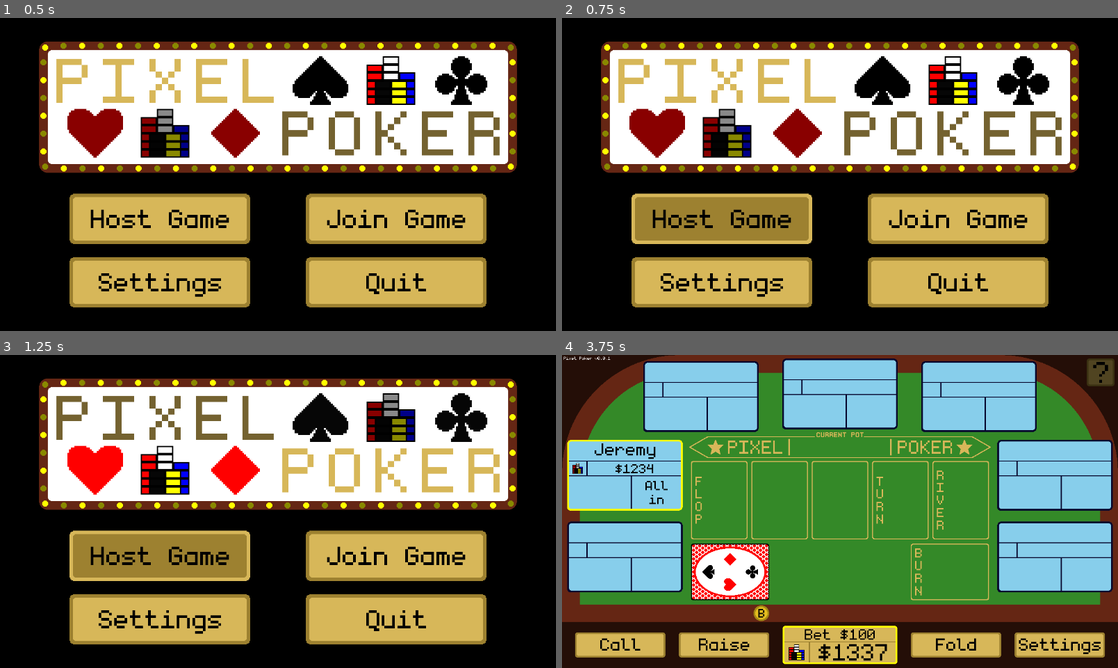
Above: before the commit, frames 1-4 (two rows, left to right).
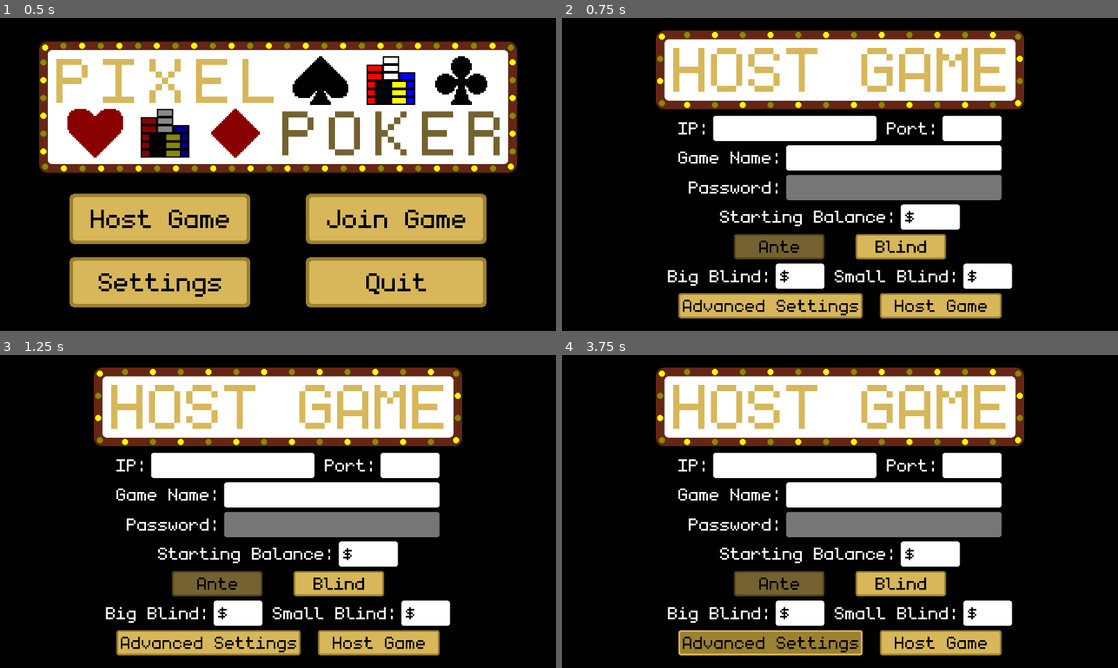
Above: after the commit, the same moments.

Repository: Jmmanin/pixel-poker
Game: Godot game, scene res://title/title.tscn
Same seed, same stepped clock (60 frames per second), same inputs: the game is played once before the commit and once after it.
Inputs (mouse positions are in pixels of both pictures, inside the frame that each line leads up to):
- Up to frame 1 (0.5 s): no input
- Up to frame 2 (0.75 s): click (723, 218) at 0.5 s
- Up to frame 3 (1.25 s): no input
- Up to frame 4 (3.75 s): click (778, 583) at 1.25 s, where only the run after the commit has a clickable "Ante"; click (956, 555) at 2.02 s; click (901, 583) at 2.75 s, where only the run after the commit has a clickable "Blind"; click (773, 642) at 3.5 s, where only the run after the commit has a clickable "Advanced Settings"

Frame 1 is identical in both runs. In frame 2, 54% of the frame differs, in the area x 7-93%, y 4-96%; in frame 3, 54%; in frame 4, 98%, in the area x 0-100%, y 0-100%.

Commit message:
Add host game screen

Diff:
--- /dev/null
+++ b/host/host_game.gd
@@ -0,0 +1,53 @@
+extends Node
+
+enum {PB_ANTE, PB_BLIND}
+
+var password_enabled = false
+var prebet = PB_BLIND
+
+func _on_background_gui_input(event):
+    # Release focus from all line edits if background is clicked
+    if event is InputEventMouseButton and event.pressed:
+        $IP_Parent/IP_LineEdit.release_focus()
+        $PortParent/PortLineEdit.release_focus()
+        $GameNameParent/GameNameLineEdit.release_focus()
+        $PasswordParent/PasswordLineEdit.release_focus()
+        $StartingBalanceParent/StartingBalanceLineEdit.release_focus()
+        $AnteParent/AnteLineEdit.release_focus()
+        $BlindParent/BigBlindLineEdit.release_focus()
+        $BlindParent/SmallBlindLineEdit.release_focus()
+
+func _on_sign_timer_timeout():
+    # "Blink" sign
+    $Sign/SignMask1.visible = !$Sign/SignMask1.visible
+    $Sign/SignMask2.visible = !$Sign/SignMask2.visible
+
+func _on_ante_button_pressed():
+    prebet = PB_ANTE
+    $PreBetParent/AnteButton/AnteDisabledMask.visible   = false
+    $PreBetParent/BlindButton/BlindDisabledMask.visible = true
+    $AnteParent.visible  = true
+    $BlindParent.visible = false
+
+func _on_blind_button_pressed():
+    prebet = PB_BLIND
+    $PreBetParent/AnteButton/AnteDisabledMask.visible   = true
+    $PreBetParent/BlindButton/BlindDisabledMask.visible = false
+    $AnteParent.visible  = false
+    $BlindParent.visible = true
+
+func _on_password_button_pressed():
+    password_enabled = !password_enabled
+    if password_enabled:
+        $PasswordParent/PasswordBackground.modulate = Color(1, 1, 1)
+    else:
+        $PasswordParent/PasswordBackground.modulate = Color(95.0/255.0, 95.0/255.0, 95.0/255.0)
+
+func _on_password_line_edit_focus_entered():
+    password_enabled = true
+    $PasswordParent/PasswordBackground.modulate = Color(1, 1, 1)
+
+func _on_password_line_edit_focus_exited():
+    if $PasswordParent/PasswordLineEdit.text.is_empty():
+        password_enabled = false
+        $PasswordParent/PasswordBackground.modulate = Color(95.0/255.0, 95.0/255.0, 95.0/255.0)
--- /dev/null
+++ b/host/host_game.tscn
@@ -0,0 +1,485 @@
+[gd_scene load_steps=27 format=3 uid="uid://bci78cphedptc"]
+
+[ext_resource type="Script" path="res://host/host_game.gd" id="1_dnos3"]
+[ext_resource type="Texture2D" uid="uid://coa235rmxckds" path="res://resources/host_join/sign.png" id="2_1imvl"]
+[ext_resource type="FontFile" uid="uid://c3j6oa1sotgmy" path="res://resources/monogram.ttf" id="3_70p0n"]
+[ext_resource type="Texture2D" uid="uid://d20hb2fkkte2f" path="res://resources/host_join/sign_mask1.png" id="4_l502j"]
+[ext_resource type="Texture2D" uid="uid://fblj3pmpnoqe" path="res://resources/host_join/sign_mask2.png" id="5_r6kq7"]
+[ext_resource type="Texture2D" uid="uid://cptif5fpm8ika" path="res://resources/host_join/line_edit_bg_15_char.png" id="6_fpyqe"]
+[ext_resource type="Texture2D" uid="uid://cbkm2lxy3defg" path="res://resources/host_join/line_edit_bg_5_char.png" id="7_5yi70"]
+[ext_resource type="Texture2D" uid="uid://bhrmudqvvsvnq" path="res://resources/host_join/line_edit_bg_20_char.png" id="8_ncchk"]
+[ext_resource type="Texture2D" uid="uid://dgdeaveex61bo" path="res://resources/host_join/line_edit_bg_4_char.png" id="8_ptya4"]
+[ext_resource type="Texture2D" uid="uid://cvr8jqmuodqho" path="res://resources/button.png" id="9_47pym"]
+[ext_resource type="Texture2D" uid="uid://x77oenws8hm8" path="res://resources/host_join/adv_settings_button.png" id="11_t30xf"]
+[ext_resource type="Texture2D" uid="uid://cf5vh6ronjd1x" path="res://resources/host_join/adv_settings_button_hovered.png" id="12_d0w35"]
+[ext_resource type="Texture2D" uid="uid://c5vb2ijmitqaw" path="res://resources/host_join/host_join_button.png" id="13_3ujfx"]
+[ext_resource type="Texture2D" uid="uid://wahqjftdg0ga" path="res://resources/host_join/host_join_button_hovered.png" id="14_f37ts"]
+
+[sub_resource type="LabelSettings" id="LabelSettings_8d1rd"]
+font = ExtResource("3_70p0n")
+font_size = 231
+font_color = Color(0.843137, 0.717647, 0.34902, 1)
+
+[sub_resource type="LabelSettings" id="LabelSettings_ng5pq"]
+font = ExtResource("3_70p0n")
+font_size = 64
+
+[sub_resource type="StyleBoxEmpty" id="StyleBoxEmpty_j2ts4"]
+
+[sub_resource type="StyleBoxEmpty" id="StyleBoxEmpty_wbg31"]
+
+[sub_resource type="StyleBoxEmpty" id="StyleBoxEmpty_2hfmu"]
+
+[sub_resource type="LabelSettings" id="LabelSettings_g28fs"]
+font = ExtResource("3_70p0n")
+font_size = 64
+
+[sub_resource type="LabelSettings" id="LabelSettings_ktnbw"]
+font = ExtResource("3_70p0n")
+font_size = 64
+
+[sub_resource type="LabelSettings" id="LabelSettings_0fep2"]
+font = ExtResource("3_70p0n")
+font_size = 64
+font_color = Color(0, 0, 0, 1)
+
+[sub_resource type="LabelSettings" id="LabelSettings_arhbm"]
+font = ExtResource("3_70p0n")
+font_size = 64
+
+[sub_resource type="StyleBoxEmpty" id="StyleBoxEmpty_5mevr"]
+
+[sub_resource type="StyleBoxEmpty" id="StyleBoxEmpty_i1wcf"]
+
+[sub_resource type="StyleBoxEmpty" id="StyleBoxEmpty_mpykp"]
+
+[node name="HostGame" type="Node"]
+script = ExtResource("1_dnos3")
+
+[node name="Background" type="ColorRect" parent="."]
+anchors_preset = 15
+anchor_right = 1.0
+anchor_bottom = 1.0
+grow_horizontal = 2
+grow_vertical = 2
+color = Color(0, 0, 0, 1)
+metadata/_edit_lock_ = true
+
+[node name="Sign" type="TextureRect" parent="."]
+offset_left = 216.0
+offset_top = 29.0
+offset_right = 1064.0
+offset_bottom = 210.0
+texture = ExtResource("2_1imvl")
+metadata/_edit_lock_ = true
+
+[node name="SignTimer" type="Timer" parent="Sign"]
+wait_time = 0.75
+autostart = true
+
+[node name="Label" type="Label" parent="Sign"]
+layout_mode = 0
+offset_left = 40.0
+offset_top = -13.0
+offset_right = 823.0
+offset_bottom = 173.0
+text = "HOST GAME"
+label_settings = SubResource("LabelSettings_8d1rd")
+metadata/_edit_lock_ = true
+
+[node name="SignMask1" type="TextureRect" parent="Sign"]
+visible = false
+modulate = Color(1, 1, 1, 0.462745)
+layout_mode = 0
+offset_left = 3.0
+offset_top = 3.0
+offset_right = 845.0
+offset_bottom = 178.0
+texture = ExtResource("4_l502j")
+metadata/_edit_lock_ = true
+
+[node name="SignMask2" type="TextureRect" parent="Sign"]
+modulate = Color(1, 1, 1, 0.462745)
+layout_mode = 0
+offset_left = 3.0
+offset_top = 3.0
+offset_right = 845.0
+offset_bottom = 178.0
+texture = ExtResource("5_r6kq7")
+metadata/_edit_lock_ = true
+
+[node name="IP_Parent" type="Node2D" parent="."]
+position = Vector2(268, 224)
+
+[node name="IP_Label" type="Label" parent="IP_Parent"]
+offset_top = 1.0
+offset_right = 72.0
+offset_bottom = 55.0
+text = "IP:"
+label_settings = SubResource("LabelSettings_ng5pq")
+metadata/_edit_lock_ = true
+
+[node name="IP_Background" type="TextureRect" parent="IP_Parent"]
+offset_left = 80.0
+offset_top = 1.0
+offset_right = 456.0
+offset_bottom = 59.0
+texture = ExtResource("6_fpyqe")
+metadata/_edit_lock_ = true
+
+[node name="IP_LineEdit" type="LineEdit" parent="IP_Parent"]
+offset_left = 90.0
+offset_right = 450.0
+offset_bottom = 53.0
+theme_override_colors/font_color = Color(0, 0, 0, 1)
+theme_override_colors/caret_color = Color(0, 0, 0, 1)
+theme_override_fonts/font = ExtResource("3_70p0n")
+theme_override_font_sizes/font_size = 64
+theme_override_styles/normal = SubResource("StyleBoxEmpty_j2ts4")
+theme_override_styles/focus = SubResource("StyleBoxEmpty_wbg31")
+theme_override_styles/read_only = SubResource("StyleBoxEmpty_2hfmu")
+alignment = 1
+max_length = 15
+context_menu_enabled = false
+caret_blink_interval = 0.75
+metadata/_edit_lock_ = true
+
+[node name="PortParent" type="Node2D" parent="."]
+position = Vector2(748, 224)
+
+[node name="PortLabel" type="Label" parent="PortParent"]
+offset_top = 1.0
+offset_right = 120.0
+offset_bottom = 55.0
+text = "Port:"
+label_settings = SubResource("LabelSettings_g28fs")
+metadata/_edit_lock_ = true
+
+[node name="PortBackground" type="TextureRect" parent="PortParent"]
+offset_left = 128.0
+offset_top = 1.0
+offset_right = 264.0
+offset_bottom = 59.0
+texture = ExtResource("7_5yi70")
+metadata/_edit_lock_ = true
+
+[node name="PortLineEdit" type="LineEdit" parent="PortParent"]
+offset_left = 138.0
+offset_right = 259.0
+offset_bottom = 53.0
+theme_override_colors/font_color = Color(0, 0, 0, 1)
+theme_override_colors/caret_color = Color(0, 0, 0, 1)
+theme_override_fonts/font = ExtResource("3_70p0n")
+theme_override_font_sizes/font_size = 64
+theme_override_styles/normal = SubResource("StyleBoxEmpty_j2ts4")
+theme_override_styles/focus = SubResource("StyleBoxEmpty_wbg31")
+theme_override_styles/read_only = SubResource("StyleBoxEmpty_2hfmu")
+alignment = 1
+max_length = 5
+context_menu_enabled = false
+caret_blink_interval = 0.75
+metadata/_edit_lock_ = true
+
+[node name="GameNameParent" type="Node2D" parent="."]
+position = Vector2(268, 292)
+
+[node name="GameNameLabel" type="Label" parent="GameNameParent"]
+offset_right = 40.0
+offset_bottom = 23.0
+text = "Game Name:"
+label_settings = SubResource("LabelSettings_g28fs")
+metadata/_edit_lock_ = true
+
+[node name="GameNameBackground" type="TextureRect" parent="GameNameParent"]
+offset_left = 248.0
+offset_top = 1.0
+offset_right = 744.0
+offset_bottom = 59.0
+texture = ExtResource("8_ncchk")
+metadata/_edit_lock_ = true
+
+[node name="GameNameLineEdit" type="LineEdit" parent="GameNameParent"]
+offset_left = 258.0
+offset_right = 738.0
+offset_bottom = 53.0
+theme_override_colors/font_color = Color(0, 0, 0, 1)
+theme_override_colors/caret_color = Color(0, 0, 0, 1)
+theme_override_fonts/font = ExtResource("3_70p0n")
+theme_override_font_sizes/font_size = 64
+theme_override_styles/normal = SubResource("StyleBoxEmpty_j2ts4")
+theme_override_styles/focus = SubResource("StyleBoxEmpty_wbg31")
+theme_override_styles/read_only = SubResource("StyleBoxEmpty_2hfmu")
+alignment = 1
+context_menu_enabled = false
+caret_blink_interval = 0.75
+metadata/_edit_lock_ = true
+
+[node name="PasswordParent" type="Node2D" parent="."]
+position = Vector2(278, 361)
+
+[node name="PasswordLabel" type="Label" parent="PasswordParent"]
+offset_left = 14.0
+offset_right = 230.0
+offset_bottom = 54.0
+text = "Password:"
+label_settings = SubResource("LabelSettings_ktnbw")
+
+[node name="PasswordBackground" type="TextureRect" parent="PasswordParent"]
+modulate = Color(1, 1, 1, 0.462745)
+offset_left = 238.0
+offset_right = 734.0
+offset_bottom = 58.0
+texture = ExtResource("8_ncchk")
+
+[node name="PasswordLineEdit" type="LineEdit" parent="PasswordParent"]
+offset_left = 248.0
+offset_right = 728.0
+offset_bottom = 53.0
+theme_override_colors/font_color = Color(0, 0, 0, 1)
+theme_override_colors/caret_color = Color(0, 0, 0, 1)
+theme_override_fonts/font = ExtResource("3_70p0n")
+theme_override_font_sizes/font_size = 64
+theme_override_styles/normal = SubResource("StyleBoxEmpty_j2ts4")
+theme_override_styles/focus = SubResource("StyleBoxEmpty_wbg31")
+theme_override_styles/read_only = SubResource("StyleBoxEmpty_2hfmu")
+alignment = 1
+context_menu_enabled = false
+caret_blink_interval = 0.75
+
+[node name="StartingBalanceParent" type="Node2D" parent="."]
+position = Vector2(364, 428)
+
+[node name="StartingBalanceLabel" type="Label" parent="StartingBalanceParent"]
+offset_right = 40.0
+offset_bottom = 23.0
+text = "Starting Balance:"
+label_settings = SubResource("LabelSettings_g28fs")
+metadata/_edit_lock_ = true
+
+[node name="StartingBalanceBackground" type="TextureRect" parent="StartingBalanceParent"]
+offset_left = 416.0
+offset_top = 1.0
+offset_right = 552.0
+offset_bottom = 59.0
+texture = ExtResource("7_5yi70")
+metadata/_edit_lock_ = true
+
+[node name="StartingBalanceLineEdit" type="LineEdit" parent="StartingBalanceParent"]
+offset_left = 426.0
+offset_right = 547.0
+offset_bottom = 53.0
+theme_override_colors/font_color = Color(0, 0, 0, 1)
+theme_override_colors/caret_color = Color(0, 0, 0, 1)
+theme_override_fonts/font = ExtResource("3_70p0n")
+theme_override_font_sizes/font_size = 64
+theme_override_styles/normal = SubResource("StyleBoxEmpty_j2ts4")
+theme_override_styles/focus = SubResource("StyleBoxEmpty_wbg31")
+theme_override_styles/read_only = SubResource("StyleBoxEmpty_2hfmu")
+text = "$"
+max_length = 5
+context_menu_enabled = false
+caret_blink_interval = 0.75
+metadata/_edit_lock_ = true
+
+[node name="PreBetParent" type="Node2D" parent="."]
+position = Vector2(396, 497)
+
+[node name="AnteButton" type="TextureButton" parent="PreBetParent"]
+offset_right = 40.0
+offset_bottom = 40.0
+texture_normal = ExtResource("9_47pym")
+metadata/_edit_lock_ = true
+
+[node name="AnteLabel" type="Label" parent="PreBetParent/AnteButton"]
+layout_mode = 0
+offset_left = 58.0
+offset_top = -1.0
+offset_right = 154.0
+offset_bottom = 53.0
+text = "Ante"
+label_settings = SubResource("LabelSettings_0fep2")
+horizontal_alignment = 1
+vertical_alignment = 1
+metadata/_edit_lock_ = true
+
+[node name="AnteDisabledMask" type="TextureRect" parent="PreBetParent/AnteButton"]
+modulate = Color(0, 0, 0, 0.462745)
+layout_mode = 0
+offset_right = 40.0
+offset_bottom = 40.0
+texture = ExtResource("9_47pym")
+metadata/_edit_lock_ = true
+
+[node name="BlindButton" type="TextureButton" parent="PreBetParent"]
+offset_left = 280.0
+offset_right = 488.0
+offset_bottom = 58.0
+texture_normal = ExtResource("9_47pym")
+metadata/_edit_lock_ = true
+
+[node name="BlindLabel" type="Label" parent="PreBetParent/BlindButton"]
+layout_mode = 0
+offset_left = 46.0
+offset_top = -1.0
+offset_right = 166.0
+offset_bottom = 53.0
+text = "Blind"
+label_settings = SubResource("LabelSettings_0fep2")
+horizontal_alignment = 1
+vertical_alignment = 1
+metadata/_edit_lock_ = true
+
+[node name="BlindDisabledMask" type="TextureRect" parent="PreBetParent/BlindButton"]
+visible = false
+modulate = Color(0, 0, 0, 0.462745)
+layout_mode = 0
+offset_right = 40.0
+offset_bottom = 40.0
+texture = ExtResource("9_47pym")
+metadata/_edit_lock_ = true
+
+[node name="AnteParent" type="Node2D" parent="."]
+visible = false
+position = Vector2(412, 564)
+
+[node name="AnteLabel" type="Label" parent="AnteParent"]
+offset_left = 24.0
+offset_right = 312.0
+offset_bottom = 54.0
+text = "Ante Amount:"
+label_settings = SubResource("LabelSettings_g28fs")
+metadata/_edit_lock_ = true
+
+[node name="AnteBackground" type="TextureRect" parent="AnteParent"]
+offset_left = 320.0
+offset_top = 1.0
+offset_right = 432.0
+offset_bottom = 59.0
+texture = ExtResource("8_ptya4")
+metadata/_edit_lock_ = true
+
+[node name="AnteLineEdit" type="LineEdit" parent="AnteParent"]
+offset_left = 330.0
+offset_right = 426.0
+offset_bottom = 53.0
+theme_override_colors/font_color = Color(0, 0, 0, 1)
+theme_override_colors/caret_color = Color(0, 0, 0, 1)
+theme_override_fonts/font = ExtResource("3_70p0n")
+theme_override_font_sizes/font_size = 64
+theme_override_styles/normal = SubResource("StyleBoxEmpty_j2ts4")
+theme_override_styles/focus = SubResource("StyleBoxEmpty_wbg31")
+theme_override_styles/read_only = SubResource("StyleBoxEmpty_2hfmu")
+text = "$"
+max_length = 4
+context_menu_enabled = false
+caret_blink_interval = 0.75
+metadata/_edit_lock_ = true
+
+[node name="BlindParent" type="Node2D" parent="."]
+position = Vector2(244, 565)
+
+[node name="BigBlindLabel" type="Label" parent="BlindParent"]
+offset_right = 40.0
+offset_bottom = 23.0
+text = "Big Blind:"
+label_settings = SubResource("LabelSettings_arhbm")
+metadata/_edit_lock_ = true
+
+[node name="BigBlindBackground" type="TextureRect" parent="BlindParent"]
+offset_left = 248.0
+offset_right = 360.0
+offset_bottom = 58.0
+texture = ExtResource("8_ptya4")
+metadata/_edit_lock_ = true
+
+[node name="BigBlindLineEdit" type="LineEdit" parent="BlindParent"]
+offset_left = 258.0
+offset_right = 354.0
+offset_bottom = 51.0
+theme_override_colors/font_color = Color(0, 0, 0, 1)
+theme_override_colors/caret_color = Color(0, 0, 0, 1)
+theme_override_fonts/font = ExtResource("3_70p0n")
+theme_override_font_sizes/font_size = 64
+theme_override_styles/normal = SubResource("StyleBoxEmpty_5mevr")
+theme_override_styles/focus = SubResource("StyleBoxEmpty_i1wcf")
+theme_override_styles/read_only = SubResource("StyleBoxEmpty_mpykp")
+text = "$"
+max_length = 4
+metadata/_edit_lock_ = true
+
+[node name="SmallBlindLabel" type="Label" parent="BlindParent"]
+offset_left = 384.0
+offset_right = 672.0
+offset_bottom = 54.0
+text = "Small Blind:"
+label_settings = SubResource("LabelSettings_arhbm")
+metadata/_edit_lock_ = true
+
+[node name="SmallBlindBackground" type="TextureRect" parent="BlindParent"]
+offset_left = 680.0
+offset_right = 792.0
+offset_bottom = 58.0
+texture = ExtResource("8_ptya4")
+metadata/_edit_lock_ = true
+
+[node name="SmallBlindLineEdit" type="LineEdit" parent="BlindParent"]
+offset_left = 690.0
+offset_right = 786.0
+offset_bottom = 51.0
+theme_override_colors/font_color = Color(0, 0, 0, 1)
+theme_override_colors/caret_color = Color(0, 0, 0, 1)
+theme_override_fonts/font = ExtResource("3_70p0n")
+theme_override_font_sizes/font_size = 64
+theme_override_styles/normal = SubResource("StyleBoxEmpty_5mevr")
+theme_override_styles/focus = SubResource("StyleBoxEmpty_i1wcf")
+theme_override_styles/read_only = SubResource("StyleBoxEmpty_mpykp")
+text = "$"
+max_length = 4
+metadata/_edit_lock_ = true
+
+[node name="AdvSettingsButton" type="TextureButton" parent="."]
+offset_left = 268.0
+offset_top = 633.0
+offset_right = 692.0
+offset_bottom = 691.0
+texture_normal = ExtResource("11_t30xf")
+texture_hover = ExtResource("12_d0w35")
+
+[node name="AdvSettingsLabel" type="Label" parent="AdvSettingsButton"]
+layout_mode = 0
+offset_left = 10.0
+offset_top = -1.0
+offset_right = 418.0
+offset_bottom = 53.0
+text = "Advanced Settings"
+label_settings = SubResource("LabelSettings_0fep2")
+horizontal_alignment = 1
+vertical_alignment = 1
+metadata/_edit_lock_ = true
+
+[node name="HostGameButton" type="TextureButton" parent="."]
+offset_left = 732.0
+offset_top = 633.0
+offset_right = 1012.0
+offset_bottom = 691.0
+texture_normal = ExtResource("13_3ujfx")
+texture_hover = ExtResource("14_f37ts")
+
+[node name="HostGameLabel" type="Label" parent="HostGameButton"]
+layout_mode = 0
+offset_left = 34.0
+offset_top = -1.0
+offset_right = 250.0
+offset_bottom = 53.0
+text = "Host Game"
+label_settings = SubResource("LabelSettings_0fep2")
+horizontal_alignment = 1
+vertical_alignment = 1
+metadata/_edit_lock_ = true
+
+[connection signal="gui_input" from="Background" to="." method="_on_background_gui_input"]
+[connection signal="timeout" from="Sign/SignTimer" to="." method="_on_sign_timer_timeout"]
+[connection signal="focus_entered" from="PasswordParent/PasswordLineEdit" to="." method="_on_password_line_edit_focus_entered"]
+[connection signal="focus_exited" from="PasswordParent/PasswordLineEdit" to="." method="_on_password_line_edit_focus_exited"]
+[connection signal="pressed" from="PreBetParent/AnteButton" to="." method="_on_ante_button_pressed"]
+[connection signal="pressed" from="PreBetParent/BlindButton" to="." method="_on_blind_button_pressed"]
--- /dev/null
+++ b/join/join_game.gd
@@ -0,0 +1,6 @@
+extends Node
+
+func _on_sign_timer_timeout():
+    # "Blink" sign
+    $Sign/SignMask1.visible = !$Sign/SignMask1.visible
+    $Sign/SignMask2.visible = !$Sign/SignMask2.visible
--- /dev/null
+++ b/join/join_game.tscn
@@ -0,0 +1,69 @@
+[gd_scene load_steps=7 format=3 uid="uid://c047b3cmcapw0"]
+
+[ext_resource type="Script" path="res://join/join_game.gd" id="1_r5a0d"]
+[ext_resource type="Texture2D" uid="uid://coa235rmxckds" path="res://resources/host_join/sign.png" id="2_v8t07"]
+[ext_resource type="FontFile" uid="uid://c3j6oa1sotgmy" path="res://resources/monogram.ttf" id="3_dxfns"]
+[ext_resource type="Texture2D" uid="uid://d20hb2fkkte2f" path="res://resources/host_join/sign_mask1.png" id="4_dftip"]
+[ext_resource type="Texture2D" uid="uid://fblj3pmpnoqe" path="res://resources/host_join/sign_mask2.png" id="5_d7fhj"]
+
+[sub_resource type="LabelSettings" id="LabelSettings_tfv1f"]
+font = ExtResource("3_dxfns")
+font_size = 231
+font_color = Color(0.843137, 0.717647, 0.34902, 1)
+
+[node name="JoinGame" type="Node"]
+script = ExtResource("1_r5a0d")
+
+[node name="Background" type="ColorRect" parent="."]
+anchors_preset = 15
+anchor_right = 1.0
+anchor_bottom = 1.0
+grow_horizontal = 2
+grow_vertical = 2
+color = Color(0, 0, 0, 1)
+metadata/_edit_lock_ = true
+
+[node name="Sign" type="TextureRect" parent="."]
+offset_left = 216.0
+offset_top = 29.0
+offset_right = 1064.0
+offset_bottom = 210.0
+texture = ExtResource("2_v8t07")
+metadata/_edit_lock_ = true
+
+[node name="SignTimer" type="Timer" parent="Sign"]
+wait_time = 0.75
+autostart = true
+
+[node name="Label" type="Label" parent="Sign"]
+layout_mode = 0
+offset_left = 40.0
+offset_top = -13.0
+offset_right = 823.0
+offset_bottom = 173.0
+text = "JOIN GAME"
+label_settings = SubResource("LabelSettings_tfv1f")
+metadata/_edit_lock_ = true
+
+[node name="SignMask1" type="TextureRect" parent="Sign"]
+visible = false
+modulate = Color(1, 1, 1, 0.462745)
+layout_mode = 0
+offset_left = 3.0
+offset_top = 3.0
+offset_right = 845.0
+offset_bottom = 178.0
+texture = ExtResource("4_dftip")
+metadata/_edit_lock_ = true
+
+[node name="SignMask2" type="TextureRect" parent="Sign"]
+modulate = Color(1, 1, 1, 0.462745)
+layout_mode = 0
+offset_left = 3.0
+offset_top = 3.0
+offset_right = 845.0
+offset_bottom = 178.0
+texture = ExtResource("5_d7fhj")
+metadata/_edit_lock_ = true
+
+[connection signal="timeout" from="Sign/SignTimer" to="." method="_on_sign_timer_timeout"]
--- a/project.godot
+++ b/project.godot
@@ -17,7 +17,7 @@
 
 [autoload]
 
-GameProperties="*res://table/game_properties.gd"
+GameProperties="*res://game_properties.gd"
 PokerTypes="*res://table/poker_types.gd"
 
 [display]
--- a/title/title.gd
+++ b/title/title.gd
@@ -7,13 +7,15 @@
 
 func _on_host_game_button_pressed():
     print("host")
+    get_tree().change_scene_to_file("res://host/host_game.tscn")
 
 func _on_join_game_button_pressed():
     print("join")
-    get_tree().change_scene_to_file("res://table/table.tscn")
+    get_tree().change_scene_to_file("res://join/join_game.tscn")
 
 func _on_settings_button_pressed():
     print("settings")
+    get_tree().change_scene_to_file("res://table/table.tscn")
 
 func _on_quit_button_pressed():
     get_tree().quit()
--- a/title/title.tscn
+++ b/title/title.tscn
@@ -1,10 +1,10 @@
 [gd_scene load_steps=10 format=3 uid="uid://qrpkf2mthmlq"]
 
 [ext_resource type="Script" path="res://title/title.gd" id="1_b0eo8"]
-[ext_resource type="Texture2D" uid="uid://b3ixf753idxxq" path="res://resources/title/sign.png" id="2_a8t4a"]
-[ext_resource type="Texture2D" uid="uid://dys8eaaruqbej" path="res://resources/title/sign_mask1a.png" id="3_msw8r"]
-[ext_resource type="Texture2D" uid="uid://dnbnftrwtvbor" path="res://resources/title/sign_mask1b.png" id="4_rsyx8"]
-[ext_resource type="Texture2D" uid="uid://codd1vabbcskf" path="res://resources/title/sign_mask2.png" id="5_8wexs"]
+[ext_resource type="Texture2D" uid="uid://b3ixf753idxxq" path="res://resources/title/title_sign.png" id="2_qqhur"]
+[ext_resource type="Texture2D" uid="uid://dys8eaaruqbej" path="res://resources/title/title_sign_mask1a.png" id="3_yfi0n"]
+[ext_resource type="Texture2D" uid="uid://dnbnftrwtvbor" path="res://resources/title/title_sign_mask1b.png" id="4_lq75l"]
+[ext_resource type="Texture2D" uid="uid://codd1vabbcskf" path="res://resources/title/title_sign_mask2.png" id="5_28nwj"]
 [ext_resource type="FontFile" uid="uid://c3j6oa1sotgmy" path="res://resources/monogram.ttf" id="5_nfccw"]
 [ext_resource type="Texture2D" uid="uid://cvr8jqmuodqho" path="res://resources/button.png" id="6_4valq"]
 [ext_resource type="Texture2D" uid="uid://d2mewpgcxrivn" path="res://resources/button_hovered.png" id="7_8gcrw"]
@@ -30,9 +30,10 @@
 offset_top = 54.0
 offset_right = 1190.0
 offset_bottom = 356.0
-texture = ExtResource("2_a8t4a")
+texture = ExtResource("2_qqhur")
 
 [node name="SignTimer" type="Timer" parent="Sign"]
+wait_time = 0.75
 autostart = true
 
 [node name="SignMask1" type="Node2D" parent="Sign"]
@@ -42,21 +43,21 @@
 modulate = Color(1, 1, 1, 0.462745)
 offset_right = 40.0
 offset_bottom = 40.0
-texture = ExtResource("3_msw8r")
+texture = ExtResource("3_yfi0n")
 
 [node name="SignMask1b" type="TextureRect" parent="Sign/SignMask1"]
 offset_left = 584.0
 offset_top = 34.0
 offset_right = 1032.0
 offset_bottom = 146.0
-texture = ExtResource("4_rsyx8")
+texture = ExtResource("4_lq75l")
 
 [node name="SignMask2" type="TextureRect" parent="Sign"]
 modulate = Color(1, 1, 1, 0.462745)
 layout_mode = 0
 offset_right = 40.0
 offset_bottom = 40.0
-texture = ExtResource("5_8wexs")
+texture = ExtResource("5_28nwj")
 
 [node name="HostGameParent" type="Node2D" parent="."]
 position = Vector2(160, 404)
Renamed: table/game_properties.gd -> game_properties.gd
Binary file added: resources/host_join/adv_settings_button.png
Not shown, added: resources/host_join/adv_settings_button.png.import
Binary file added: resources/host_join/adv_settings_button_hovered.png
Not shown, changed: resources/host_join/adv_settings_button_hovered.png.import
Binary file added: resources/host_join/host_join_button.png
Not shown, changed: resources/host_join/host_join_button.png.import
Binary file added: resources/host_join/host_join_button_hovered.png
Not shown, added: resources/host_join/host_join_button_hovered.png.import
Binary file added: resources/host_join/line_edit_bg_15_char.png
Not shown, added: resources/host_join/line_edit_bg_15_char.png.import
Binary file added: resources/host_join/line_edit_bg_20_char.png
(and 19 more such lines)
